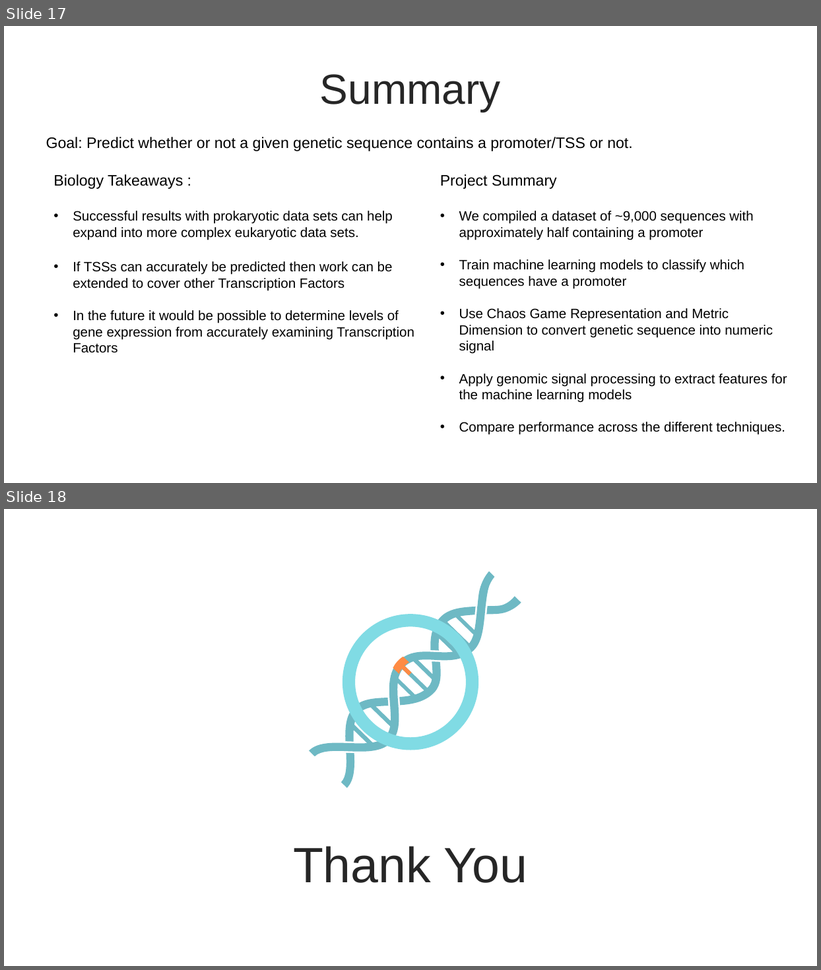
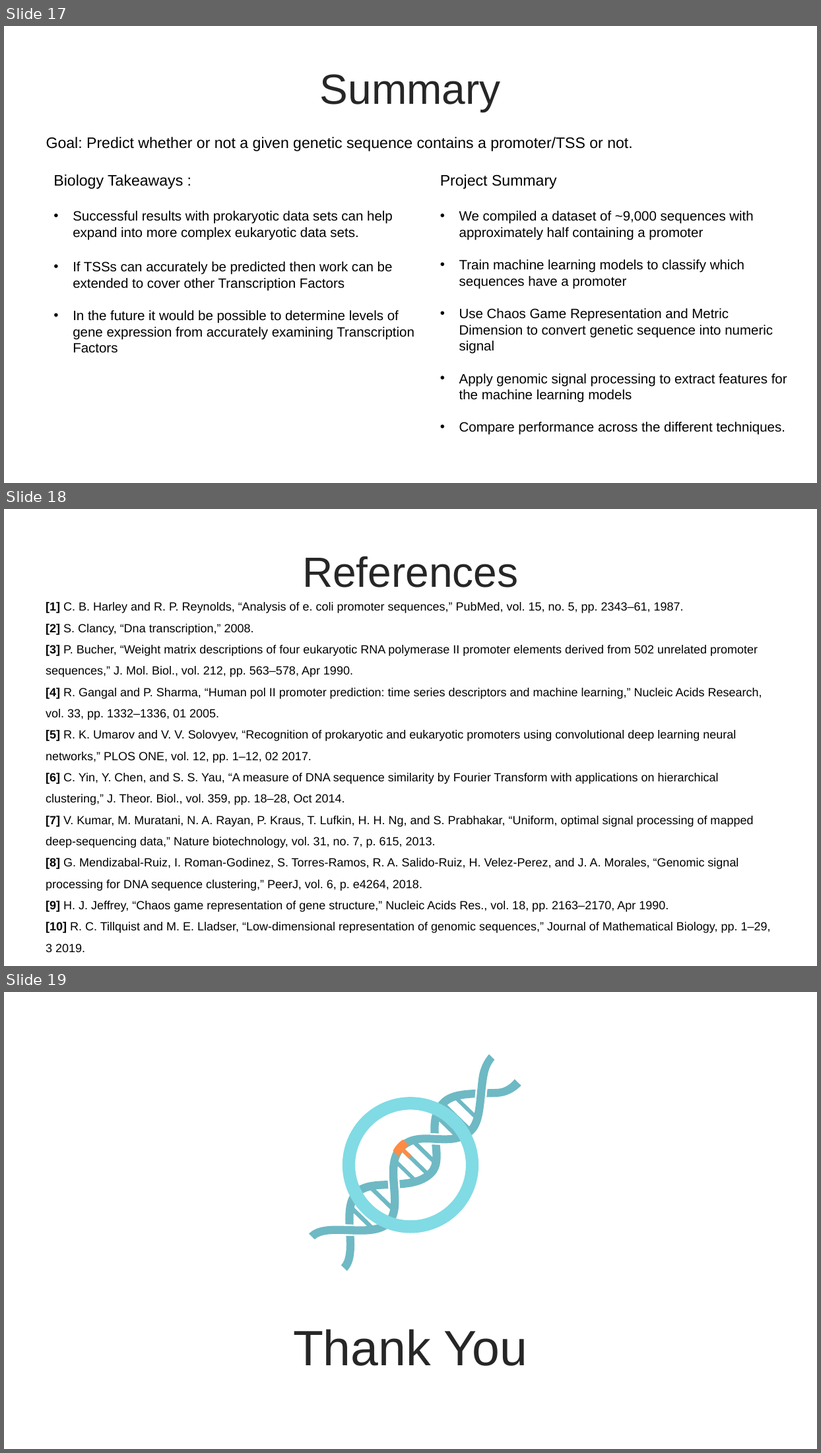
Before and after one commit to jokesire/CSCI4314_FinalProject, a slide deck: Presentation1.pptx. Shown one above the other, each under a label of ours: slides 17 and 18 before the commit, slides 17, 18 and 19 after it. The pictures are 821x970 and 821x1453 pixels, drawn with LibreOffice and Linux fonts; fonts in the diff are those of the drawing. Boxes give left, top, right and bottom in pixels: in the first picture for what was removed or moved away, otherwise in the second. Text is boxed around its words. In the diff, an @@ line names an element or a change of style, - is before the commit and + after.

Commit message:
final presentation update

```diff
--- a/Presentation1.pptx
+++ b/Presentation1.pptx
@@ slide 18 added at [4, 509, 817, 966], background #FFFFFF @@
@@ text added at [302, 556, 518, 588], 50 pt, text #262626 @@
+References
@@ text added at [46, 602, 771, 953], 14 pt, text #000000 @@
+[1] C. B. Harley and R. P. Reynolds, “Analysis of e. coli promoter sequences,” PubMed, vol. 15, no. 5, pp. 2343–61, 1987.
+[2] S. Clancy, “Dna transcription,” 2008.
+[3] P. Bucher, “Weight matrix descriptions of four eukaryotic RNA polymerase II promoter elements derived from 502 unrelated promoter sequences,” J. Mol. Biol., vol. 212, pp. 563–578, Apr 1990.
+[4] R. Gangal and P. Sharma, “Human pol II promoter prediction: time series descriptors and machine learning,” Nucleic Acids Research, vol. 33, pp. 1332–1336, 01 2005.
+[5] R. K. Umarov and V. V. Solovyev, “Recognition of prokaryotic and eukaryotic promoters using convolutional deep learning neural networks,” PLOS ONE, vol. 12, pp. 1–12, 02 2017.
+[6] C. Yin, Y. Chen, and S. S. Yau, “A measure of DNA sequence similarity by Fourier Transform with applications on hierarchical clustering,” J. Theor. Biol., vol. 359, pp. 18–28, Oct 2014.
+[7] V. Kumar, M. Muratani, N. A. Rayan, P. Kraus, T. Lufkin, H. H. Ng, and S. Prabhakar, “Uniform, optimal signal processing of mapped deep-sequencing data,” Nature biotechnology, vol. 31, no. 7, p. 615, 2013.
+[8] G. Mendizabal-Ruiz, I. Roman-Godinez, S. Torres-Ramos, R. A. Salido-Ruiz, H. Velez-Perez, and J. A. Morales, “Genomic signal processing for DNA sequence clustering,” PeerJ, vol. 6, p. e4264, 2018.
+[9] H. J. Jeffrey, “Chaos game representation of gene structure,” Nucleic Acids Res., vol. 18, pp. 2163–2170, Apr 1990.
+[10] R. C. Tillquist and M. E. Lladser, “Low-dimensional representation of genomic sequences,” Journal of Mathematical Biology, pp. 1–29, 3 2019.
@@ what was slide 18 is now slide 19 @@
```
Also in this commit, not shown: 1 other file.
